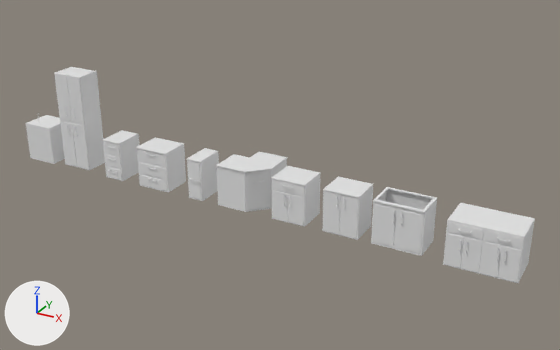
Two versions of the Blender file @ Modelos/Gabinetes.blend, one commit apart.
Both versions are drawn from a 50 mm camera at (5.36, -9.57, 6.39) aimed at (-0.98, 1.95, 0.62). Every picture has the same lights, and +X, +Y and +Z are marked at lower left. The picture after the commit comes second.

Objects in the first picture: '@GabineteGenerico', 'Alacena', 'CajonPuertas', 'CajoneraChica', 'CajoneraGrande', 'Esquinero', 'Isla', 'PuertaEsq', 'PuertaSink_L', 'PuertaSink_R', 'Sink', 'TapaEsq', 'TapaIsla', 'TapaSink' and 29 more.
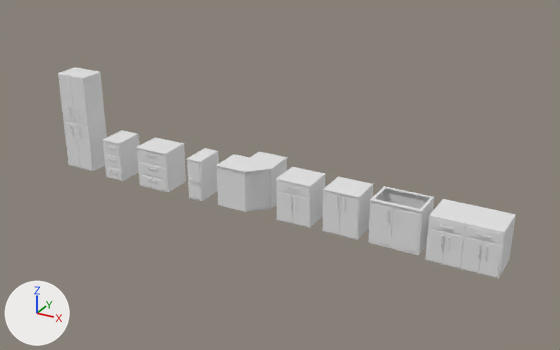
Commit message: Centrar Snap_B en los modelos y agregar anclajes a isla y sink

Where the newer file only moved an object's origin or applied its transform, the numbers keep the older frame.

Pixel boxes [x1, y1, x2, y2] of what changed, in the pictures (560 x 350 px):
'Alacena', moved: before [55, 67, 105, 170]; after [58, 67, 107, 171]
'TapaIsla', moved: before [447, 203, 535, 238]; after [429, 199, 516, 233]
'Sink', moved: before [371, 190, 437, 256]; after [368, 189, 434, 255]
'Isla', moved: before [443, 220, 535, 283]; after [425, 217, 515, 279]
'@GabineteGenerico', hidden: before [26, 115, 65, 164]
'PuertaIsla_R2', moved: before [500, 247, 521, 282]; after [481, 242, 502, 277]
'PuertaIsla_R1', moved: before [481, 242, 502, 277]; after [462, 238, 482, 273]
'PuertaIsla_L2', moved: before [462, 238, 482, 273]; after [444, 233, 463, 268]
'PuertaIsla_L1', moved: before [444, 233, 463, 268]; after [426, 229, 445, 263]
'PuertaSink_R', moved: before [399, 210, 423, 253]; after [396, 210, 420, 252]
'CajonPuertas', moved: before [272, 174, 320, 227]; after [277, 175, 326, 228]
'PuertaSink_L', moved: before [373, 204, 396, 246]; after [370, 204, 393, 246]
'PuertaA_UR', moved: before [67, 76, 84, 123]; after [71, 76, 88, 124]
'PuertaA_UL', moved: before [54, 73, 72, 121]; after [58, 74, 75, 121]
'PuertaA_BR', moved: before [72, 124, 89, 170]; after [76, 125, 93, 171]
'TapaCP', moved: before [271, 166, 321, 186]; after [276, 167, 326, 187]
'PuertaA_BL', moved: before [60, 121, 77, 167]; after [64, 122, 81, 167]
'PuertaCP_R', moved: before [288, 194, 304, 226]; after [293, 195, 309, 227]
'PuertaCP_L', moved: before [272, 190, 288, 222]; after [277, 191, 293, 223]
'PuertaIsla_UL', moved: before [485, 231, 523, 248]; after [466, 226, 503, 244]
'PuertaIsla_UR', moved: before [448, 222, 484, 239]; after [429, 218, 465, 235]
'TapaSink', moved: before [373, 187, 437, 213]; after [370, 186, 434, 212]
'PuertaCP_U', moved: before [272, 180, 304, 196]; after [277, 181, 309, 197]
'HandleIsla_UR', moved: before [497, 238, 510, 242]; after [477, 233, 491, 238]
'HanldeIsla_UL', moved: before [458, 229, 471, 233]; after [440, 225, 453, 229]
'HandeIsla_R1', moved: before [496, 248, 499, 261]; after [477, 244, 480, 256]
'HandeIsla_L2', moved (not visible afterwards): before [465, 241, 468, 253]

The edits, one by one:
me_plane_052 is used by ob_puertasink_l; parent ob_sink; location (-0.235, -0.305, 0.4).
me_plane_052 had 8 vertices, 6 faces and spanned x -0.185..0.185, y -0.005..0.005, z -0.35..0.35.
me_plane_052 now has 8 vertices, 6 faces and spans x -0.42..-0.05, y -0.31..-0.3, z 0.05..0.75.
me_plane_052 part 1: the whole mesh is moved by (-0.235, -0.305, 0.4).
me_plane_028 is used by ob_tapasink; parent ob_sink; location (0.0, 0.0, 0.81).
me_plane_028 had 36 vertices, 36 faces and spanned x -0.45..0.45, y -0.32..0.3, z -0.01..0.01.
me_plane_028 now has 36 vertices, 36 faces and spans x -0.45..0.45, y -0.32..0.3, z 0.8..0.82.
me_plane_028 part 2: the whole mesh is moved by (0.0, 0.0, 0.81).
Object 'Alacena' (ob_alacena) moves from (-5.56, 1.71, 0.0) to (-5.46, 1.71, 0.0).
Object 'Isla' (ob_isla) moves from (3.0, 1.7, 0.0) to (2.7, 1.7, 0.0).
Object 'Sink' (ob_sink) moves from (1.55, 1.7, 0.0) to (1.5, 1.7, 0.0).
Object 'PuertaSink_L' (ob_puertasink_l) moves from (-0.235, -0.305, 0.4) to (0.0, 0.0, 0.0).
Object 'TapaSink' (ob_tapasink) moves from (0.0, 0.0, 0.81) to (0.0, 0.0, 0.0).
Object 'CajonPuertas' (ob_cajonpuertas) moves from (-0.5, 1.7, 0.0) to (-0.4, 1.7, 0.0).
Object '@HandleGenerico' (ob_handlegenerico) is now hidden.
Object '@GabineteGenerico' (ob_gabinetegenerico) is now hidden.
